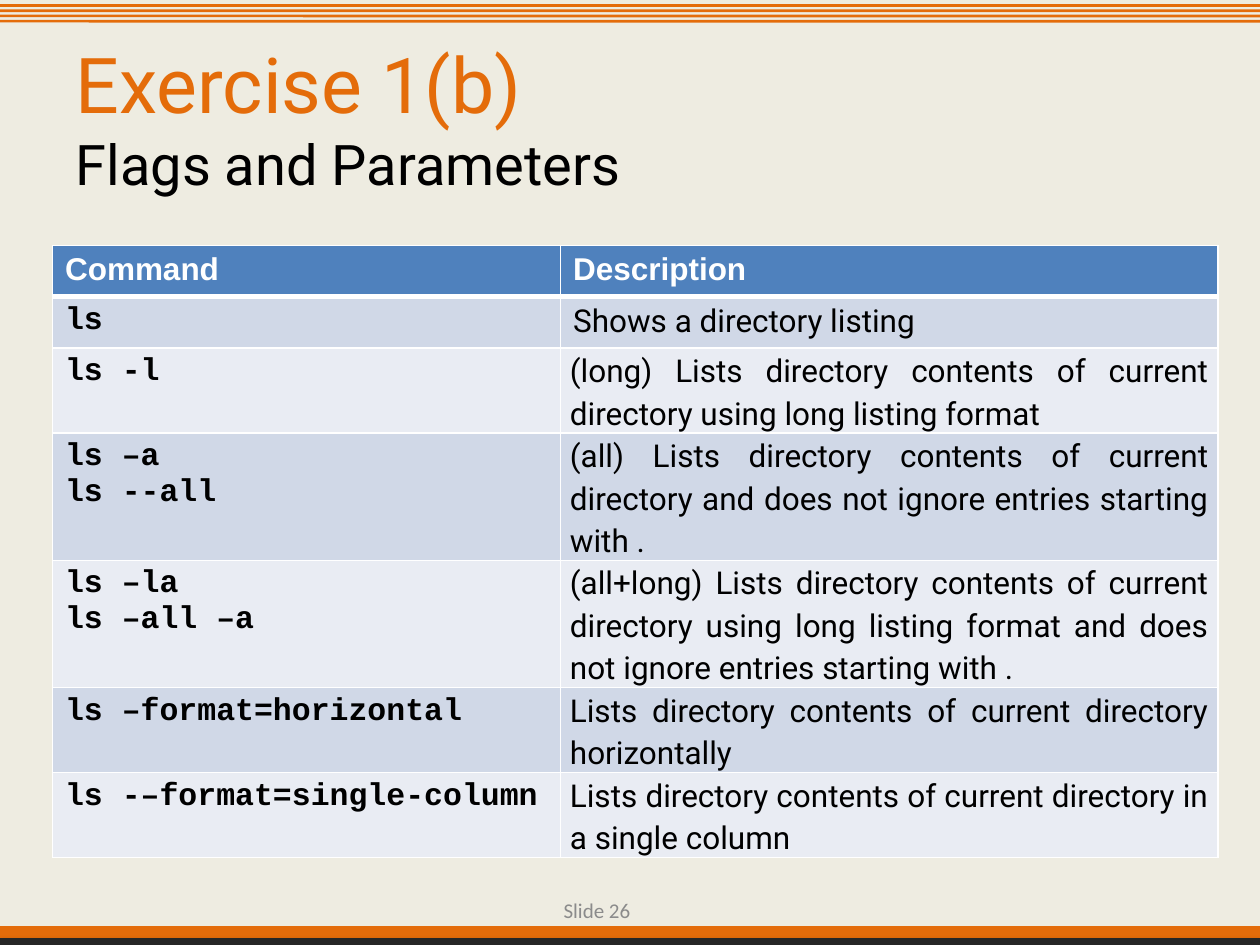
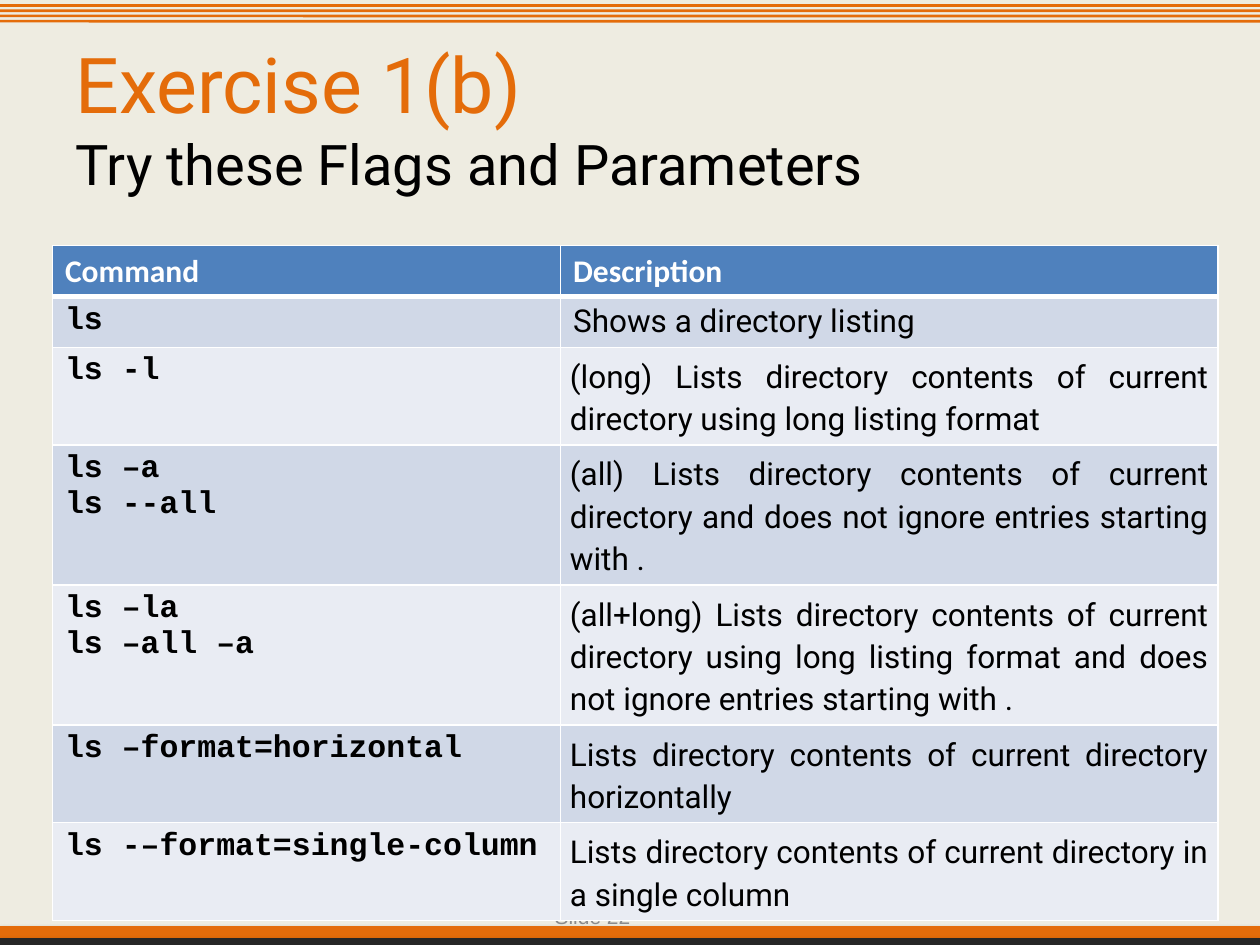
Before and after one commit to IntersectAustralia/TrainingMaterials, a slide deck: slide 22 of hpc1/01 Shell Primer - Slides.pptx (slide 26 before the commit). Drawn at 1260x945 pixels with LibreOffice and Linux fonts; fonts in the diff are those of the drawing; background and template pictures are left out. Boxes give left, top, right and bottom in pixels: in the first picture for what was removed or moved away, otherwise in the second. Text is boxed around its words. In the diff, an @@ line names an element or a change of style, - is before the commit and + after.

```diff
--- a/hpc1/01 Shell Primer - Slides.pptx
+++ b/hpc1/01 Shell Primer - Slides.pptx
@@ text at box(75, 51, 863, 197): text changed @@
-Exercise 1(b)
-Flags and Parameters
+Exercise 1(b)
+Try these Flags and Parameters
@@ table at box(53, 246, 1218, 931) @@
@@ fill #D0D8E8 to #D0D8E7 in 6 cells @@
@@ fill #E9EDF4 to #E9ECF3 in 6 cells @@
@@ font Arial to Calibri in "Command", "Description" @@
@@ less space between paragraphs @@
@@ borders changed @@
@@ rectangle at box(0, 926, 1260, 945): shadow on @@
@@ page number at box(555, 921, 630, 928): text changed; font Calibri to Arial; text colour #8C8C8C to #8B8B8B @@
-Slide 26
+Slide 22
```
Also in this commit, not shown: 63 other slides changed, 19 slides removed, 5 other files.
